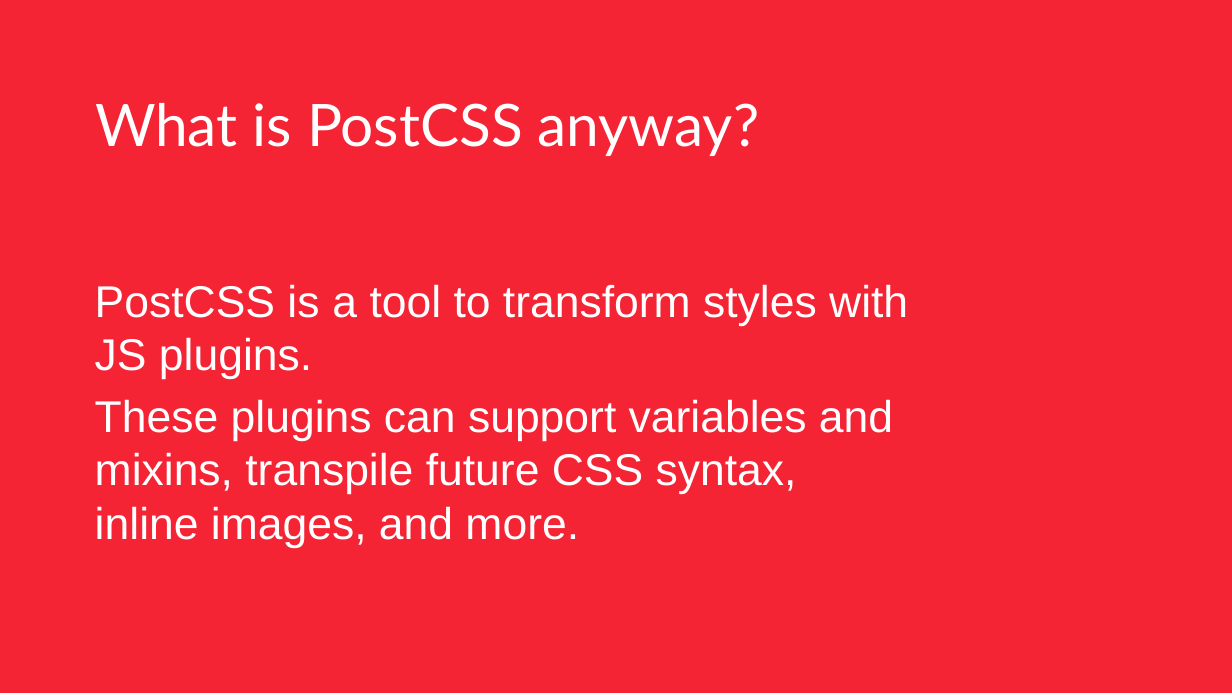
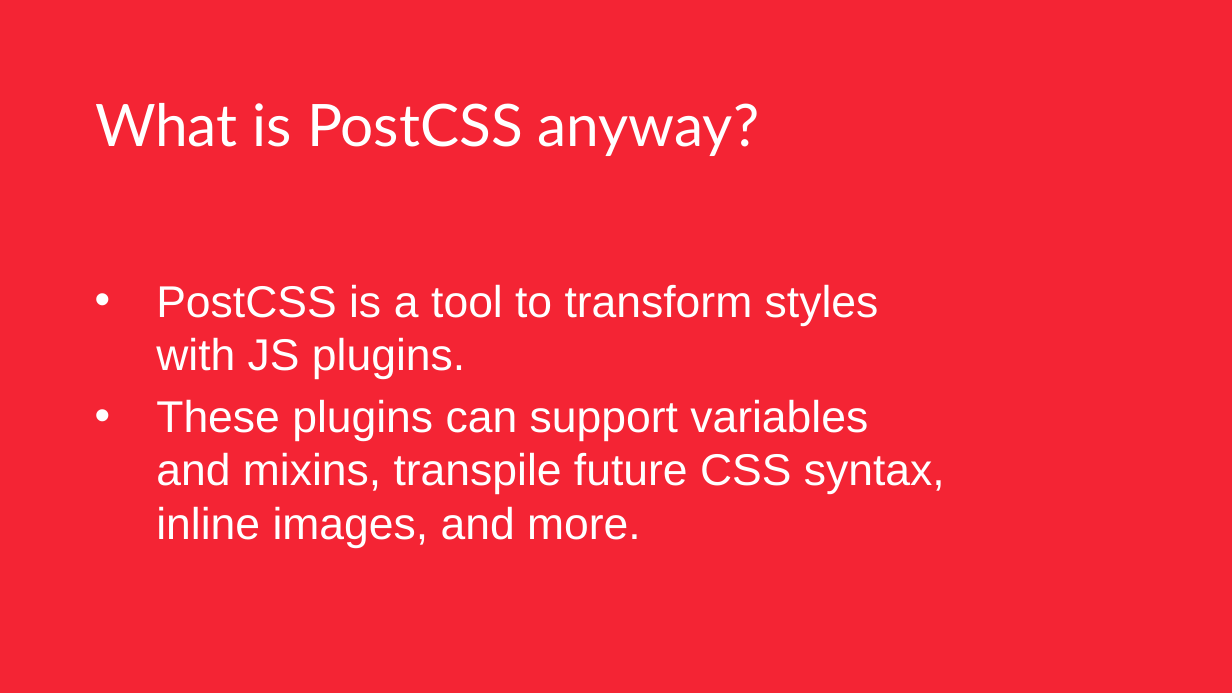
Before and after one commit to mihaeltomic/postcss-presentation, a slide deck: slide 2 of PostCSS.pptx. Drawn at 1232x693 pixels with LibreOffice and Linux fonts; fonts in the diff are those of the drawing; background and template pictures are left out. Boxes give left, top, right and bottom in pixels: in the first picture for what was removed or moved away, otherwise in the second. Text is boxed around its words. In the diff, an @@ line names an element or a change of style, - is before the commit and + after.

```diff
--- a/PostCSS.pptx
+++ b/PostCSS.pptx
@@ subtitle "PostCSS is a tool to ..." at (156, 284, 945, 548): bullet none to • @@
```
Also in this commit, not shown: 2 other slides changed, 2 other files.
